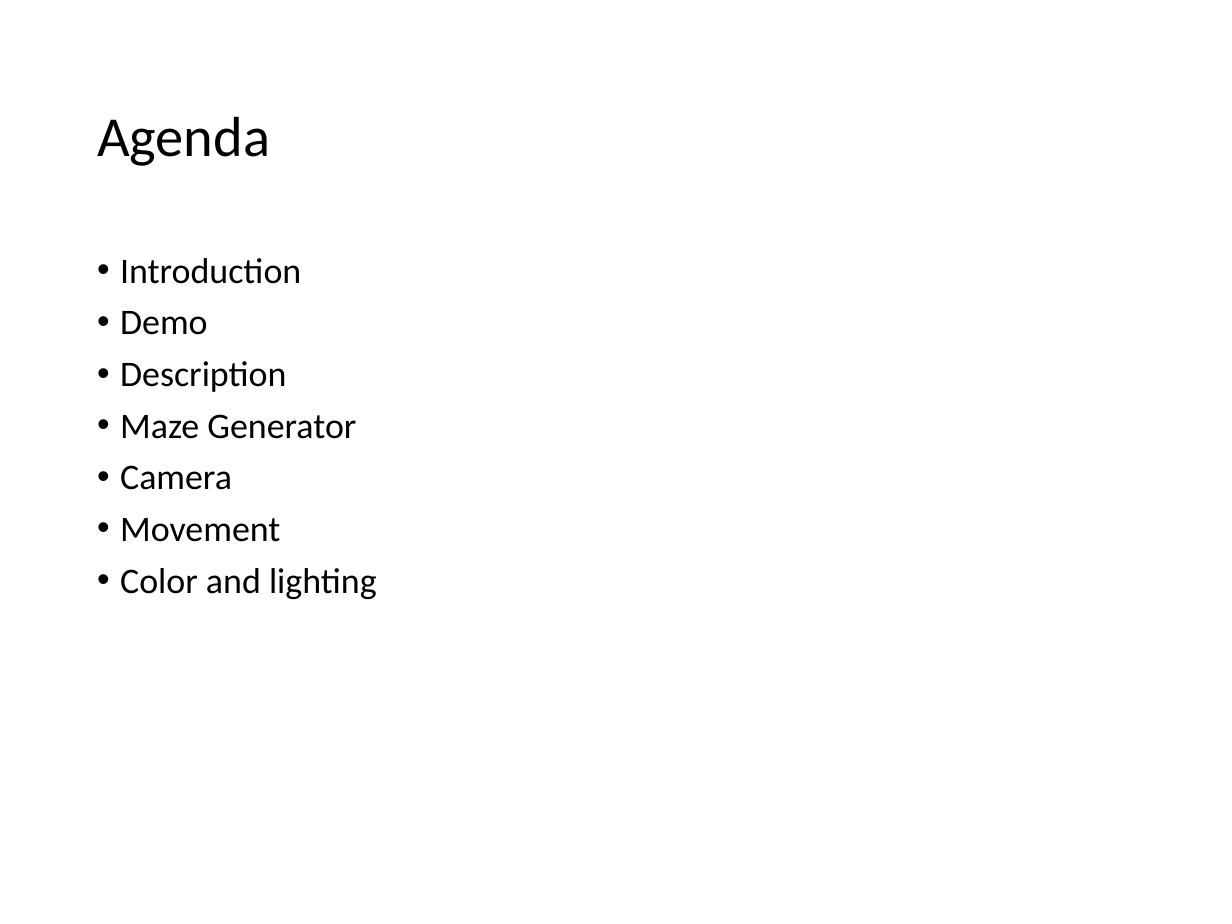
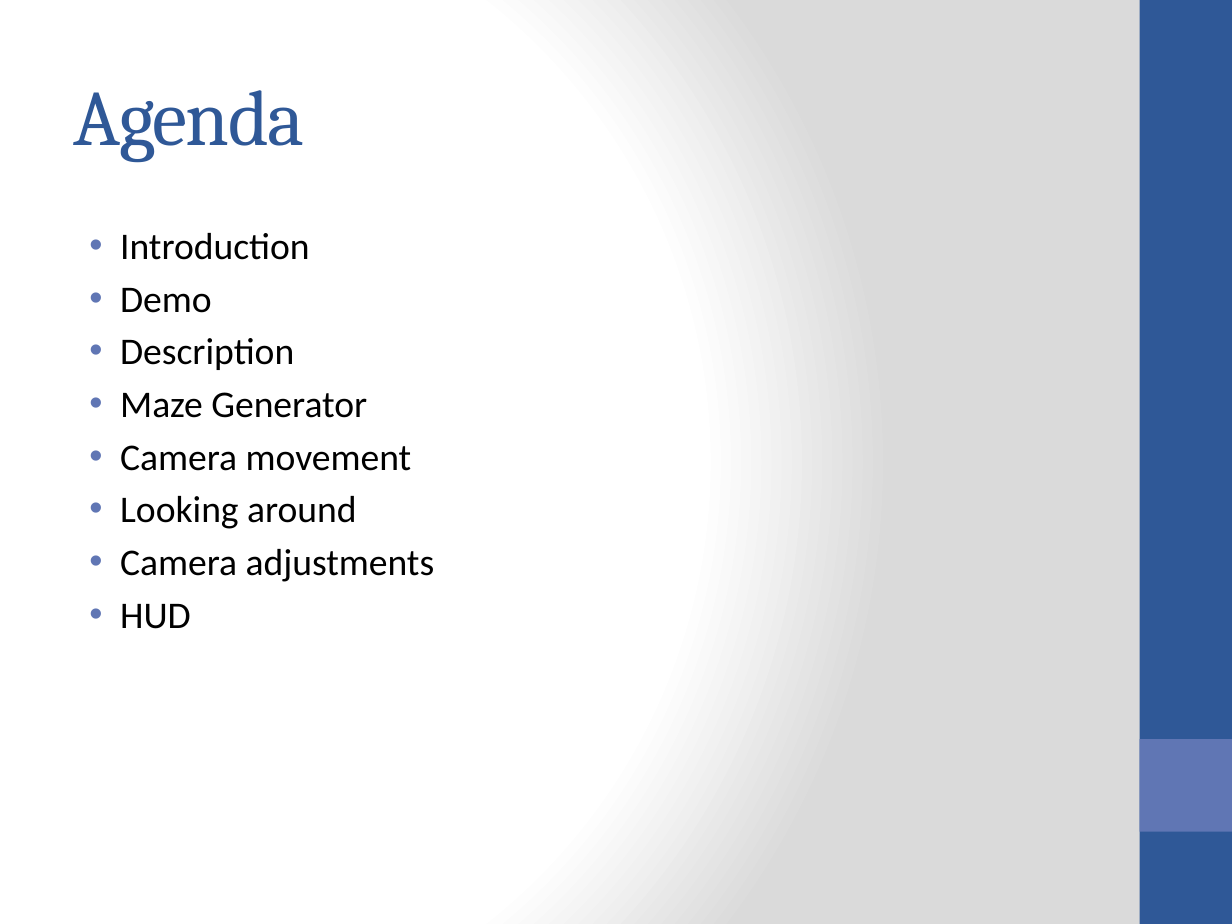
Before and after one commit to aphung/FinalProject, a slide deck: slide 2 of Powerpoint/Final Project.pptx. Drawn at 1232x924 pixels with LibreOffice and Linux fonts; fonts in the diff are those of the drawing. Boxes give left, top, right and bottom in pixels: in the first picture for what was removed or moved away, otherwise in the second. Text is boxed around its words. In the diff, an @@ line names an element or a change of style, - is before the commit and + after.

Commit message:
Updated slides

```diff
--- a/Powerpoint/Final Project.pptx
+++ b/Powerpoint/Final Project.pptx
@@ background #FFFFFF to gradient #FFFFFF to #DADADA @@
@@ rectangle added at (1140, 0, 1232, 924), fill #2F5897 @@
@@ title "Agenda": place and size @@
-title "Agenda" at (97, 116, 270, 166)
+title "Agenda" at (74, 90, 304, 162)
@@ title "Agenda" at (74, 90, 304, 162): size 33 to 46 pt, font Calibri to Cambria, text colour #000000 to #2F5897, letter spacing 0 to -1 pt; line spacing 0.9 to 1 @@
@@ text "Introduction": place and size @@
-text "Introduction" at (120, 258, 377, 599)
+text "Introduction" at (120, 233, 435, 629)
@@ text at (120, 233, 367, 418): size 21 to 22 pt in "Introduction", "Demo", "Description", "Maze Generator"; indent changed; line spacing 0.9 to 1; less space between paragraphs @@
@@ text at (120, 445, 435, 629): text changed; size 21 to 22 pt @@
-• Camera
-• Movement
-• Color and lighting
+• Camera movement
+• Looking around
+• Camera adjustments
+• HUD
@@ rectangle added at (1140, 739, 1232, 832), fill #6076B4 @@
```
Also in this commit, not shown: 9 slides added, 1 slide removed, 2 other files.
